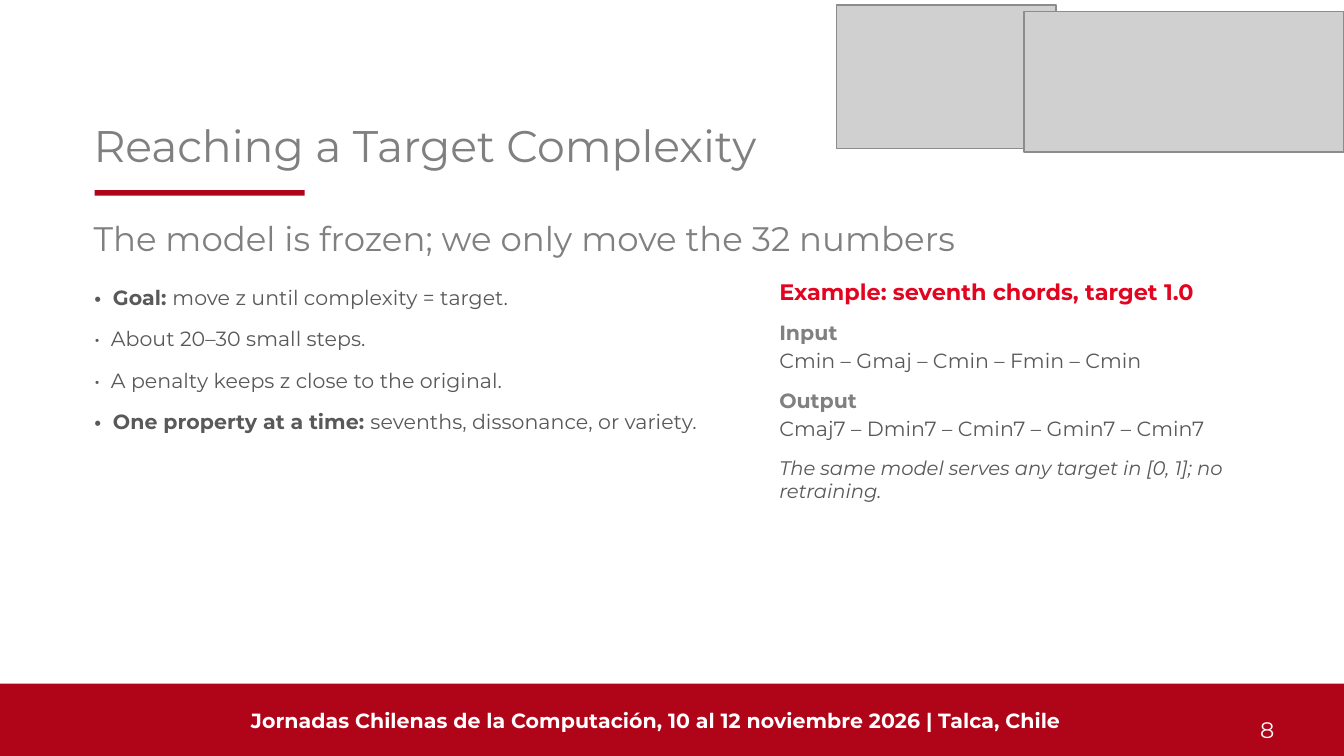
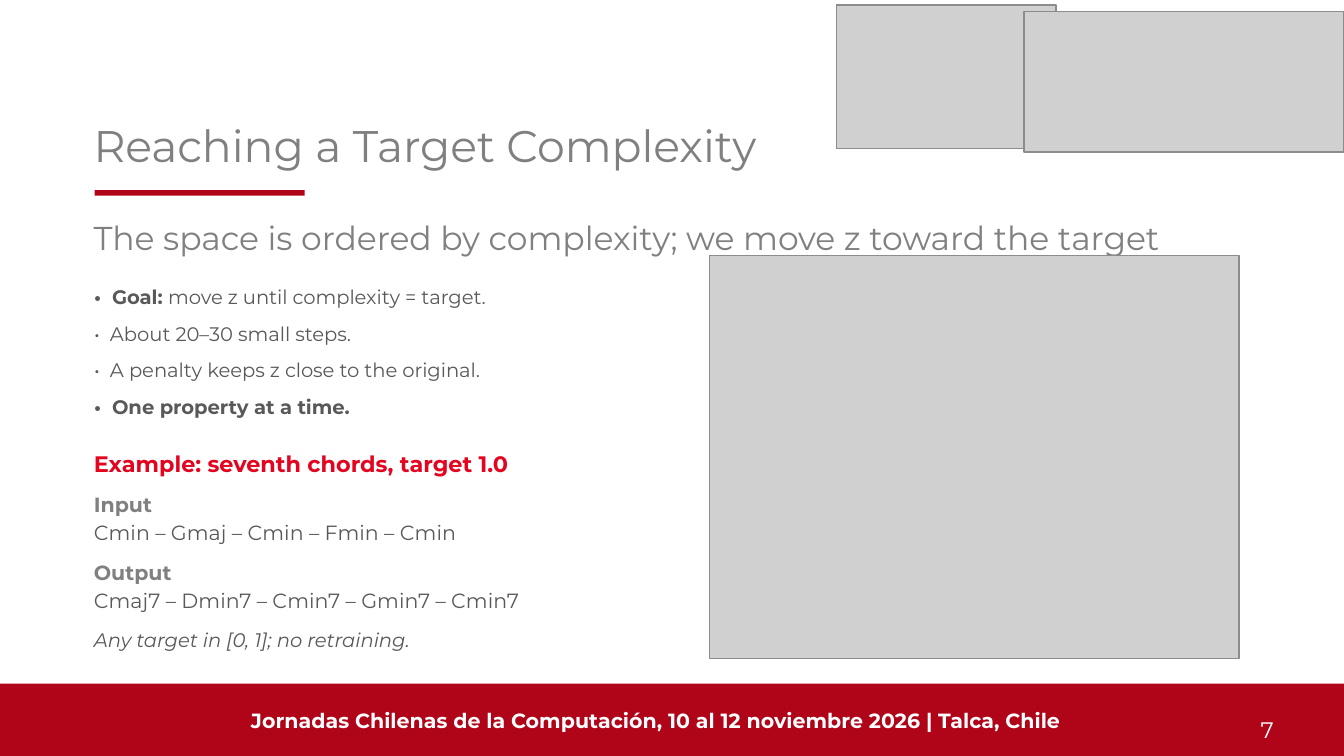
Before and after one commit to Pepebeats-flp/SCL_2.0, a slide deck: slide 7 of JCC2026/PEARL_JCC2026.pptx (slide 8 before the commit). Drawn at 1344x756 pixels with LibreOffice and Linux fonts; fonts in the diff are those of the drawing; grey boxes stand for pictures. Boxes give left, top, right and bottom in pixels: in the first picture for what was removed or moved away, otherwise in the second. Text is boxed around its words. In the diff, an @@ line names an element or a change of style, - is before the commit and + after.

Commit message:
JCC2026 deck: diagrams, fonts and PDF export

```diff
--- a/JCC2026/PEARL_JCC2026.pptx
+++ b/JCC2026/PEARL_JCC2026.pptx
@@ title at box(94, 225, 1159, 259): text changed; size 18.2 to 17.7 pt @@
-The model is frozen; we only move the 32 numbers
+The space is ordered by complexity; we move z toward the target
@@ picture added at box(710, 255, 1239, 659) @@
@@ text at box(110, 289, 485, 381): size 11 to 10.5 pt in "• Goal: move z until complexity = ...", "• About 20–30 small steps.", "• A penalty keeps z close to ..."; less space between paragraphs @@
@@ text at box(112, 398, 350, 418): text changed; size 11 to 10.5 pt; bold on @@
-• One property at a time: sevenths, dissonance, or variety.
+• One property at a time.
@@ text "Example: seventh chords, target 1.0": place and size @@
-text "Example: seventh chords, target 1.0" at box(779, 283, 1222, 502)
+text "Example: seventh chords, target 1.0" at box(94, 455, 519, 651)
@@ text at box(94, 632, 409, 651): text changed @@
-The same model serves any target in [0, 1]; no retraining.
+Any target in [0, 1]; no retraining.
@@ text at box(1261, 722, 1274, 738): text changed @@
-8
+7
```
Also in this commit, not shown: 12 other slides changed, 2 slides added, 3 slides removed, 18 other files.
